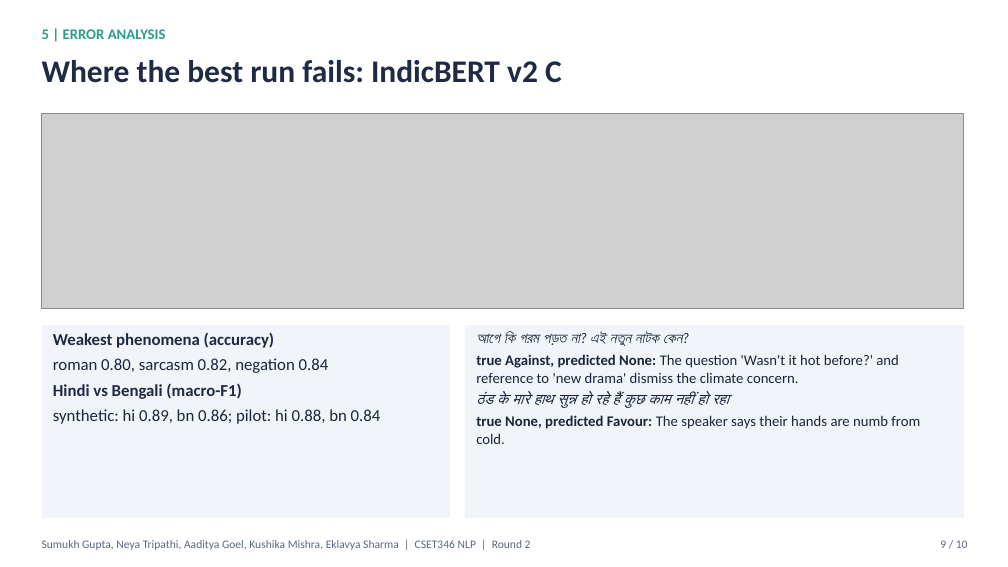
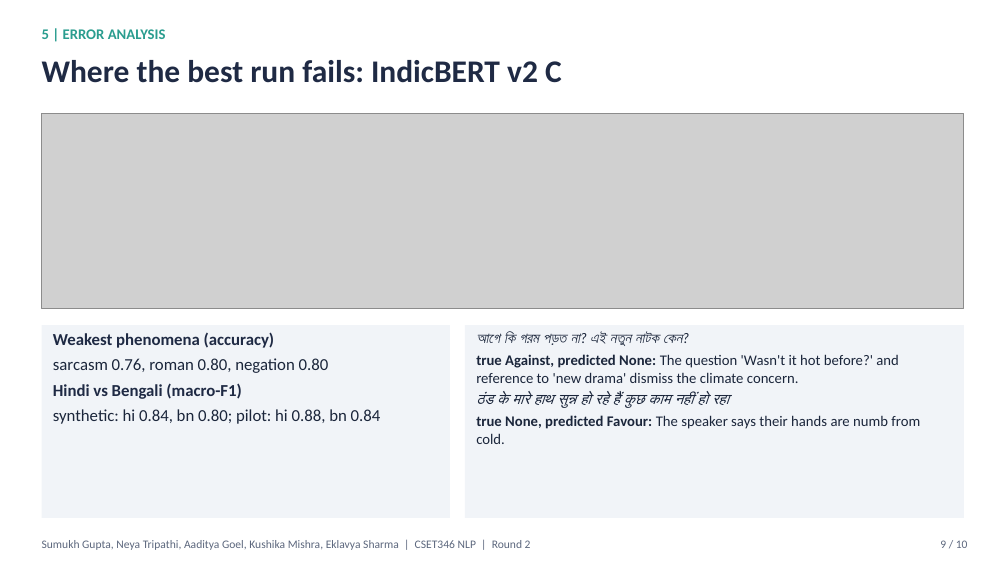
Before and after one commit to sumukh-dgaf/indic-climate-stance, a slide deck: slide 9 of outputs/Round2_Deck.pptx. Drawn at 1008x567 pixels with LibreOffice and Linux fonts; fonts in the diff are those of the drawing; grey boxes stand for pictures. Boxes give left, top, right and bottom in pixels: in the first picture for what was removed or moved away, otherwise in the second. Text is boxed around its words. In the diff, an @@ line names an element or a change of style, - is before the commit and + after.

```diff
--- a/outputs/Round2_Deck.pptx
+++ b/outputs/Round2_Deck.pptx
@@ text in rectangle at [53, 358, 329, 373]: text changed @@
-roman 0.80, sarcasm 0.82, negation 0.84
+sarcasm 0.76, roman 0.80, negation 0.80
@@ text in rectangle at [53, 409, 381, 424]: text changed @@
-synthetic: hi 0.89, bn 0.86; pilot: hi 0.88, bn 0.84
+synthetic: hi 0.84, bn 0.80; pilot: hi 0.88, bn 0.84
```
Also in this commit, not shown: 4 other slides changed, 11 other files.
